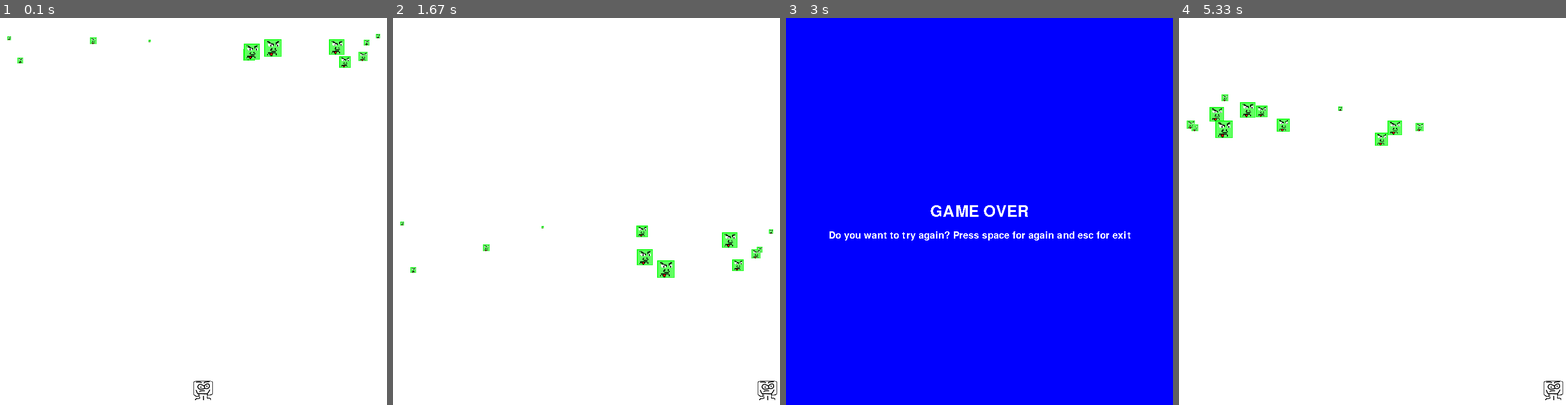
Above: before the commit, frames 1-4 (left to right).
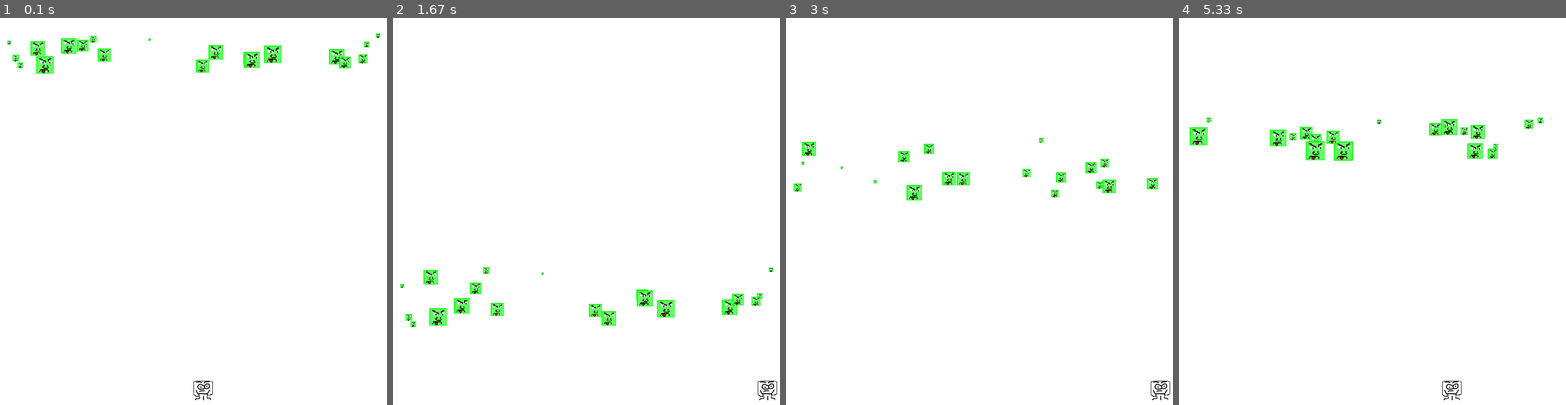
Above: after the commit, the same moments.

Repository: HardEnoughy/games_on_python
Game: pygame game, started from Pygame/dodger_game.py
Same seed, same stepped clock (60 frames per second), same inputs: the game is played once before the commit and once after it.
Inputs:
- Up to frame 1 (0.1 s): no input
- Up to frame 2 (1.67 s): hold M 0.33-0.8 s; hold Right 0.33-0.8 s; hold M 0.83-1.3 s; hold Right 0.83-1.3 s; hold Right from 1.33 s (still down)
- Up to frame 3 (3 s): release Right at 1.8 s; tap Space at 2.17 s
- Up to frame 4 (5.33 s): hold Left 3-3.53 s; hold Down 3.57-3.87 s; hold Left 3.9-4.3 s; tap Space at 4.73 s; hold Right from 5.07 s (still down)

The runs differ from the first frame. In frame 1, 1.7% of the frame differs, in the area x 1-99%, y 4-15%; in frame 2, 2.5%; in frame 3, 99%, in the area x 0-100%, y 0-100%; in frame 4, 3.1%.

Commit message:
sound_added

Diff:
--- a/Pygame/dodger_game.py
+++ b/Pygame/dodger_game.py
@@ -6,7 +6,7 @@
 #constants
 PLAYERSPEED = 6
 WHITE = (255, 255, 255)
-NEWENEMY = 12
+NEWENEMY = 20
 WINDOWWIDTH = 800
 WINDOWHEIGHT = 800
 PLAYERSIZE = 50
@@ -43,20 +43,34 @@
         self.font = pygame.font.SysFont(None, 30)
         self.after_game_text = self.font.render("Do you want to try again? Press space for again and esc for exit", False, WHITE, BLUE)
 
+        #scoring
+        self.score = 0
+
     def show_game_over(self):
+        spacing = 50
+
+        #score text
+        score_text = self.font.render(f"Your score is {int(self.score)}", False, WHITE, BLUE)
+        score_text_rect = score_text.get_rect()
+
         #game over text
         game_over_rect = self.game_over_text.get_rect()
         game_over_rect.centerx = self.main_surface.get_rect().centerx
         game_over_rect.centery = self.main_surface.get_rect().centery
 
+        #score text placement
+        score_text_rect.centerx = self.main_surface.get_rect().centerx
+        score_text_rect.centery = game_over_rect.centery + spacing
+
         #hint text
         after_game_rect = self.after_game_text.get_rect()
         after_game_rect.centerx = self.main_surface.get_rect().centerx
-        after_game_rect.centery = self.main_surface.get_rect().centery + 50
+        after_game_rect.centery = score_text_rect.centery + spacing
 
         self.main_surface.fill(BLUE)
 
         self.main_surface.blit(self.game_over_text, game_over_rect)
+        self.main_surface.blit(score_text, score_text_rect)
         self.main_surface.blit(self.after_game_text, after_game_rect)
 
         pygame.display.update()
@@ -87,7 +101,7 @@
         self.baddies_stretch.append(pygame.transform.scale(self.baddie_image, (size, size)))
 
     def move_baddie(self, baddie):
-        speed = random.randint(1, 8)
+        speed = random.randint(1, 10)
         baddie.bottom += speed
 
     def draw_baddie(self, baddie):
@@ -101,6 +115,12 @@
         self.is_right = False
         self.is_up = False
         self.is_down = False
+        self.score = 0
+        pygame.mixer.music.load("sounds/background.mid")
+        pygame.mixer.music.play(-1, 0.0)
+        die_sound = pygame.mixer.Sound("sounds/gameover.wav")
+        music_playing = True
+
         pygame.display.update()
         is_game_over = False
         while True:
@@ -120,6 +140,12 @@
                         self.is_down = True
                     if event.key == K_UP:
                         self.is_up = True
+                    if event.key == K_m:
+                        if music_playing:
+                            pygame.mixer.music.stop()
+                        else:
+                            pygame.mixer.music.play(-1, 0.0)
+                        music_playing = not music_playing
 
                 #keyup events
                 if event.type == KEYUP:
@@ -163,10 +189,16 @@
                    is_game_over = True
 
             if is_game_over:
+                pygame.mixer.music.stop()
+                if music_playing:
+                    die_sound.play()
                 break
 
             #drawing player
             self.main_surface.blit(self.player_image, self.player)
+
+            #scoring
+            self.score += 0.07
 
             #updating display
             pygame.display.update()
